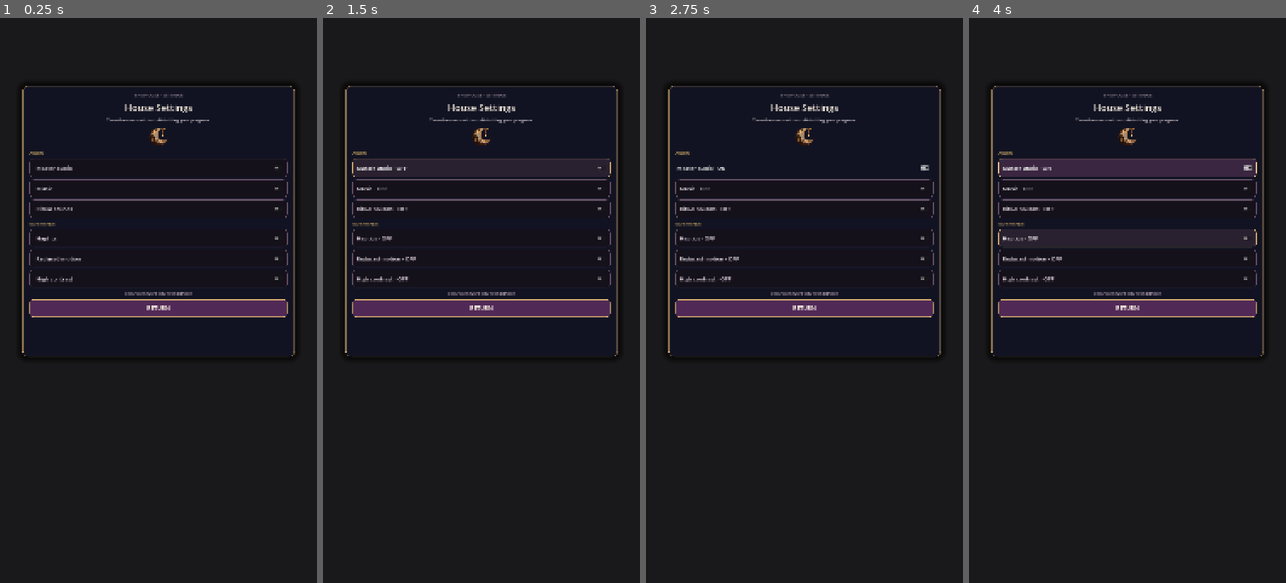
Above: before the commit, frames 1-4 (left to right).
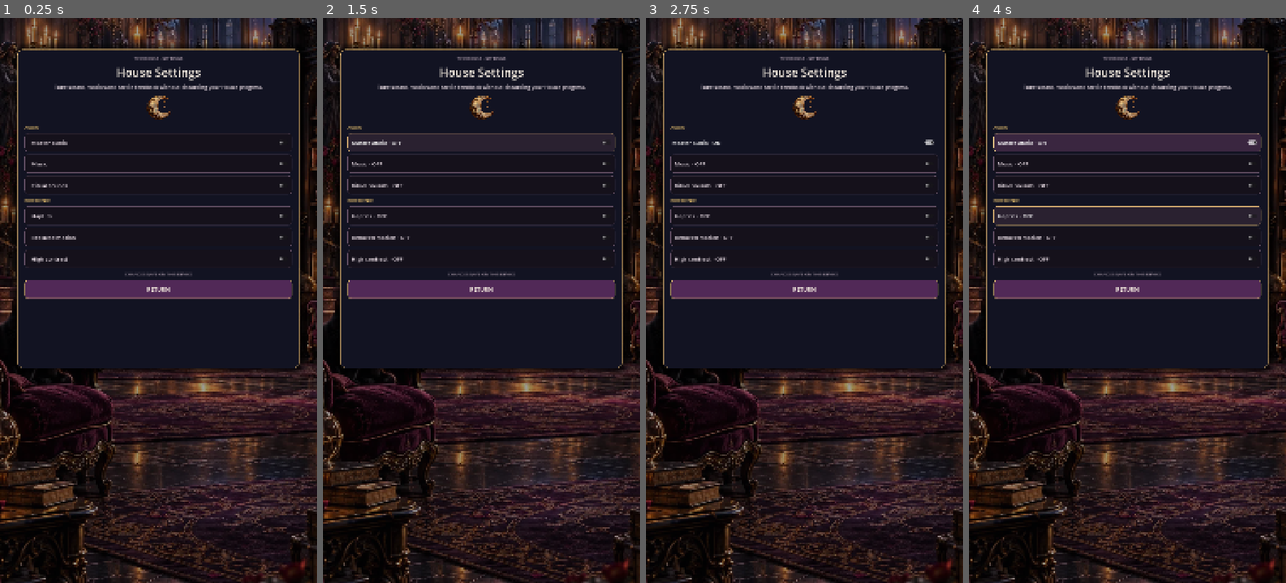
Above: after the commit, the same moments.

Repository: Jay-prodesign/akilta-match3
Game: Godot game, scene res://src/ui/settings/settings_panel.tscn
The game is run twice, just before and just after one commit, with the same random seed, the same clock (stepped at 60 frames per second) and the same inputs. This scene is started directly instead of the project's main scene.
Inputs:
- Up to frame 1 (0.25 s): no input
- Up to frame 2 (1.5 s): click "Master audio" at 0.5 s; click "Master audio · ON" at 1.25 s
- Up to frame 3 (2.75 s): click "Master audio · OFF" at 2 s
- Up to frame 4 (4 s): click "Haptics · OFF" at 2.75 s; click "Haptics · ON" at 3.5 s

The runs differ from the first frame. In frame 1, 26% of the frame differs, in the area x 0-100%, y 0-100%; in frame 2, 26%; in frame 3, 26%; in frame 4, 31%.

Commit message:
Make Settings a standalone production destination (#76)
* Register House world art for Settings destination

* Compose Settings as standalone House destination

* Bind Settings destination to authored House world

* Suspend origin screen behind standalone Settings destination

* Verify standalone Settings world presentation

* Verify standalone Settings lifecycle in product render journey

* Fit Settings card to content over House world

Diff:
--- a/src/app/app_bootstrap.gd
+++ b/src/app/app_bootstrap.gd
@@ -39,6 +39,8 @@
 var _save_write_blocked_reason: String = ""
 var _current_screen: Node
 var _settings_screen: Node
+var _settings_suspended_screen: CanvasItem
+var _settings_suspended_process_mode: int = Node.PROCESS_MODE_INHERIT
 var _pending_level_number: int = 0
 var _returning_player_entry: bool = false
 var _shell_navigation_locked: bool = false
@@ -426,6 +428,7 @@
 	if navigation == null or not navigation.open_settings():
 		return false
 	_track_analytics("settings_opened", {"route": navigation.route_name().to_lower()})
+	_suspend_current_screen_for_settings()
 	_settings_screen = SettingsScene.instantiate()
 	screen_host.add_child(_settings_screen)
 	Typography.apply(_settings_screen)
@@ -438,15 +441,43 @@
 	_settings_screen.close_requested.connect(close_settings)
 	return true
 
-func _on_settings_feedback_requested(_kind: String = "ui") -> void:
-	_emit_shell_feedback()
-
-func close_settings() -> bool:
-	if navigation == null or not navigation.close_settings():
-		return false
+func _suspend_current_screen_for_settings() -> void:
+	_settings_suspended_screen = null
+	if _current_screen == null or not is_instance_valid(_current_screen) or not (_current_screen is CanvasItem):
+		return
+	_settings_suspended_screen = _current_screen as CanvasItem
+	_settings_suspended_process_mode = _current_screen.process_mode
+	_settings_suspended_screen.visible = false
+	_current_screen.process_mode = Node.PROCESS_MODE_DISABLED
+
+func _restore_current_screen_after_settings() -> void:
+	if _settings_suspended_screen != null and is_instance_valid(_settings_suspended_screen):
+		_settings_suspended_screen.visible = true
+		_settings_suspended_screen.process_mode = _settings_suspended_process_mode
+	_settings_suspended_screen = null
+	_settings_suspended_process_mode = Node.PROCESS_MODE_INHERIT
+
+func _dismiss_settings_surface_without_navigation() -> void:
 	if _settings_screen != null and is_instance_valid(_settings_screen):
 		_settings_screen.queue_free()
 	_settings_screen = null
+	_restore_current_screen_after_settings()
+
+func settings_surface_contract() -> Dictionary:
+	return {
+		"open": _settings_screen != null and is_instance_valid(_settings_screen),
+		"origin_suspended": _settings_suspended_screen != null and is_instance_valid(_settings_suspended_screen) and not _settings_suspended_screen.visible and _settings_suspended_screen.process_mode == Node.PROCESS_MODE_DISABLED,
+		"origin_preserved": _settings_suspended_screen == _current_screen if _settings_suspended_screen != null else true,
+		"standalone_surface": true,
+	}
+
+func _on_settings_feedback_requested(_kind: String = "ui") -> void:
+	_emit_shell_feedback()
+
+func close_settings() -> bool:
+	if navigation == null or not navigation.close_settings():
+		return false
+	_dismiss_settings_surface_without_navigation()
 	return true
 
 func _render_house(restoration_mode: bool = false, curio_id: String = "", restoration_stage: int = 0, returning_player: bool = false) -> void:
@@ -561,6 +592,8 @@
 	return "res://content/levels/ch01/level_%03d.json" % level_number
 
 func _on_navigation_route_changed(from_route: int, to_route: int, payload: Dictionary) -> void:
+	if _settings_screen != null and is_instance_valid(_settings_screen) and navigation != null and not navigation.is_settings_open():
+		_dismiss_settings_surface_without_navigation()
 	var via := String(payload.get("via", payload.get("reason", "")))
 	_track_analytics("screen_view", {
 		"from": navigation.route_name(from_route).to_lower(),
--- a/src/ui/settings/settings_panel.gd
+++ b/src/ui/settings/settings_panel.gd
@@ -5,6 +5,7 @@
 signal interaction_feedback_requested(kind: String)
 
 const PieceAssetLoader = preload("res://src/match3/presentation/piece_asset_loader.gd")
+const ScreenArt = preload("res://src/ui/shared/screen_art_registry.gd")
 
 @export var card_normal_style: StyleBoxFlat
 @export var card_high_style: StyleBoxFlat
@@ -29,12 +30,14 @@
 @onready var close_button: Button = $Card/Content/Close
 @onready var saved_note: Label = $Card/Content/SavedNote
 @onready var house_sigil: TextureRect = $Card/Content/HouseSigil
+@onready var world_art: TextureRect = $WorldArt
 
 var settings
 var _binding_controls := false
 var _high_contrast := false
 
 func _ready() -> void:
+	world_art.texture = ScreenArt.texture("settings_bg_curio_house")
 	house_sigil.texture = PieceAssetLoader.ornament("res://assets/pieces/moon_sigil.webp")
 	_style_settings_overlay()
 	close_button.pressed.connect(_on_close_pressed)
@@ -146,6 +149,8 @@
 func settings_authored_contract() -> Dictionary:
 	return {
 		"authored_house_sigil": house_sigil != null and house_sigil.texture != null,
+		"authored_world_backdrop": world_art != null and world_art.texture != null,
+		"standalone_destination_surface": true,
 		"sigil_raster_runtime": true,
 		"authored_style_resources": card_normal_style != null and card_high_style != null and toggle_normal_style != null and toggle_high_style != null and close_normal_style != null and close_high_style != null,
 		"runtime_ui_factory": false,
--- a/src/ui/settings/settings_panel.tscn
+++ b/src/ui/settings/settings_panel.tscn
@@ -192,6 +192,27 @@
 close_pressed_style = SubResource("ClosePressed")
 close_high_style = SubResource("CloseHigh")
 
+[node name="WorldArt" type="TextureRect" parent="."]
+layout_mode = 1
+anchors_preset = 15
+anchor_right = 1.0
+anchor_bottom = 1.0
+grow_horizontal = 2
+grow_vertical = 2
+mouse_filter = 2
+expand_mode = 1
+stretch_mode = 6
+
+[node name="WorldShade" type="ColorRect" parent="."]
+layout_mode = 1
+anchors_preset = 15
+anchor_right = 1.0
+anchor_bottom = 1.0
+grow_horizontal = 2
+grow_vertical = 2
+mouse_filter = 2
+color = Color(0.018, 0.012, 0.026, 0.26)
+
 [node name="Dim" type="ColorRect" parent="."]
 layout_mode = 1
 anchors_preset = 15
@@ -199,15 +220,15 @@
 anchor_bottom = 1.0
 grow_horizontal = 2
 grow_vertical = 2
-color = Color(0.02, 0.015, 0.025, 0.72)
+color = Color(0.02, 0.015, 0.025, 0.18)
 
 [node name="Card" type="PanelContainer" parent="."]
 layout_mode = 1
 anchors_preset = 15
-anchor_left = 0.07
-anchor_top = 0.12
-anchor_right = 0.93
-anchor_bottom = 0.60
+anchor_left = 0.055
+anchor_top = 0.055
+anchor_right = 0.945
+anchor_bottom = 0.62
 grow_horizontal = 2
 grow_vertical = 2
 theme_override_styles/panel = SubResource("Card")
@@ -227,20 +248,20 @@
 [node name="Title" type="Label" parent="Card/Content"]
 layout_mode = 2
 theme_override_colors/font_color = Color(0.945, 0.91, 0.866, 1)
-theme_override_font_sizes/font_size = 32
+theme_override_font_sizes/font_size = 40
 text = "House Settings"
 horizontal_alignment = 1
 
 [node name="Intro" type="Label" parent="Card/Content"]
 layout_mode = 2
 theme_override_colors/font_color = Color(0.851, 0.804, 0.835, 1)
-theme_override_font_sizes/font_size = 15
-text = "Tune the room without disturbing your progress."
+theme_override_font_sizes/font_size = 18
+text = "Tune sound, motion and tactile feedback without disturbing your House progress."
 horizontal_alignment = 1
 autowrap_mode = 2
 
 [node name="HouseSigil" type="TextureRect" parent="Card/Content"]
-custom_minimum_size = Vector2(0, 72)
+custom_minimum_size = Vector2(0, 96)
 layout_mode = 2
 mouse_filter = 2
 expand_mode = 1
@@ -264,7 +285,7 @@
 text = "  Master audio"
 
 [node name="Music" type="CheckButton" parent="Card/Content"]
-custom_minimum_size = Vector2(0, 60)
+custom_minimum_size = Vector2(0, 64)
 layout_mode = 2
 theme_override_colors/font_color = Color(0.851, 0.804, 0.835, 1)
 theme_override_font_sizes/font_size = 20
@@ -274,7 +295,7 @@
 text = "  Music"
 
 [node name="SFX" type="CheckButton" parent="Card/Content"]
-custom_minimum_size = Vector2(0, 60)
+custom_minimum_size = Vector2(0, 64)
 layout_mode = 2
 theme_override_colors/font_color = Color(0.851, 0.804, 0.835, 1)
 theme_override_font_sizes/font_size = 20
@@ -290,7 +311,7 @@
 text = "EXPERIENCE"
 
 [node name="Haptics" type="CheckButton" parent="Card/Content"]
-custom_minimum_size = Vector2(0, 60)
+custom_minimum_size = Vector2(0, 64)
 layout_mode = 2
 theme_override_colors/font_color = Color(0.851, 0.804, 0.835, 1)
 theme_override_font_sizes/font_size = 20
@@ -300,7 +321,7 @@
 text = "  Haptics"
 
 [node name="Reduced" type="CheckButton" parent="Card/Content"]
-custom_minimum_size = Vector2(0, 60)
+custom_minimum_size = Vector2(0, 64)
 layout_mode = 2
 theme_override_colors/font_color = Color(0.851, 0.804, 0.835, 1)
 theme_override_font_sizes/font_size = 20
@@ -310,7 +331,7 @@
 text = "  Reduced motion"
 
 [node name="Contrast" type="CheckButton" parent="Card/Content"]
-custom_minimum_size = Vector2(0, 60)
+custom_minimum_size = Vector2(0, 64)
 layout_mode = 2
 theme_override_colors/font_color = Color(0.851, 0.804, 0.835, 1)
 theme_override_font_sizes/font_size = 20
@@ -327,7 +348,7 @@
 horizontal_alignment = 1
 
 [node name="Close" type="Button" parent="Card/Content"]
-custom_minimum_size = Vector2(0, 60)
+custom_minimum_size = Vector2(0, 64)
 layout_mode = 2
 theme_override_colors/font_color = Color(0.0627, 0.051, 0.0706, 1)
 theme_override_font_sizes/font_size = 20
--- a/src/ui/shared/screen_art_registry.gd
+++ b/src/ui/shared/screen_art_registry.gd
@@ -11,6 +11,7 @@
 	"events_bg_curio_house": "res://assets/world/ch01_curio_boutique/chapter_route_curio_boutique.webp",
 	"shop_bg_curio_house": "res://assets/world/ch01_curio_boutique/hub_bg_grandhall.webp",
 	"profile_bg_curio_house": "res://assets/world/ch01_curio_boutique/hub_bg_grandhall.webp",
+	"settings_bg_curio_house": "res://assets/world/ch01_curio_boutique/hub_bg_grandhall.webp",
 	"chapters_bg_curio_house": "res://assets/world/ch01_curio_boutique/chapter_route_curio_boutique.webp",
 	"prestart_bg_curio_boutique": "res://assets/world/ch01_curio_boutique/prestart_bg_curio_boutique.webp",
 	"prestart_ch01_level01_art": "res://assets/world/ch01_curio_boutique/prestart_level01_cabinet.webp",
--- a/tests/unit/test_settings_authored_utility_screen.gd
+++ b/tests/unit/test_settings_authored_utility_screen.gd
@@ -15,6 +15,8 @@
 
 	var contract: Dictionary = screen.settings_authored_contract()
 	_expect(bool(contract.get("authored_house_sigil", false)), "Settings must render an authored House sigil")
+	_expect(bool(contract.get("authored_world_backdrop", false)), "Settings must render authored House world art")
+	_expect(bool(contract.get("standalone_destination_surface", false)), "Settings must identify as a standalone destination surface")
 	_expect(bool(contract.get("sigil_raster_runtime", false)), "Settings House sigil must use raster runtime art")
 	_expect(bool(contract.get("authored_style_resources", false)), "Settings normal/high-contrast style resources must be authored")
 	_expect(not bool(contract.get("runtime_ui_factory", true)), "Settings must not create player-facing nodes at runtime")
@@ -22,9 +24,11 @@
 
 	var card := screen.get_node_or_null("Card") as PanelContainer
 	var sigil := screen.get_node_or_null("Card/Content/HouseSigil") as TextureRect
+	var world_art := screen.get_node_or_null("WorldArt") as TextureRect
 	var close := screen.get_node_or_null("Card/Content/Close") as Button
 	_expect(card != null, "Settings authored Card missing")
 	_expect(sigil != null and sigil.texture != null and sigil.custom_minimum_size.y >= 72.0, "Settings authored raster sigil slot missing")
+	_expect(world_art != null and world_art.texture != null, "Settings authored world backdrop slot missing")
 	_expect(close != null and close.custom_minimum_size.y >= 56.0, "Settings close CTA must retain mobile touch target")
 	_expect(card.get_theme_stylebox("panel") == screen.card_normal_style, "Default Settings card must use authored normal style resource")
 
--- a/tests/visual/capture_three_level_progression.gd
+++ b/tests/visual/capture_three_level_progression.gd
@@ -283,7 +283,19 @@
 		return _fail(app, "Settings modal must preserve the Profile route")
 	var settings_panel = app.get_node_or_null("ScreenHost/SettingsPanel")
 	if settings_panel == null:
-		return _fail(app, "Settings modal surface missing")
+		return _fail(app, "Settings destination surface missing")
+	var settings_surface: Dictionary = app.settings_surface_contract() if app.has_method("settings_surface_contract") else {}
+	if not bool(settings_surface.get("standalone_surface", false)):
+		return _fail(app, "Settings must render as a standalone destination surface")
+	if not bool(settings_surface.get("origin_suspended", false)):
+		return _fail(app, "Settings must suspend the Profile origin while open")
+	if profile.visible:
+		return _fail(app, "Profile must not remain visible behind Settings")
+	if profile.process_mode != Node.PROCESS_MODE_DISABLED:
+		return _fail(app, "Profile must not keep processing behind Settings")
+	var settings_world := settings_panel.get_node_or_null("WorldArt") as TextureRect
+	if settings_world == null or settings_world.texture == null:
+		return _fail(app, "Settings destination must load authored House world art")
 	var settings_close: Button = settings_panel.get_node_or_null("Card/Content/Close") as Button
 	if settings_close == null or settings_close.text != "RETURN TO PROFILE":
 		return _fail(app, "Profile Settings must return to its origin screen")
@@ -311,6 +323,8 @@
 	await _frames(2)
 	if String(app.current_route_name()) != "profile_settings" or app.current_screen() != profile:
 		return _fail(app, "closing Settings must preserve and reveal the Profile origin")
+	if not profile.visible or profile.process_mode == Node.PROCESS_MODE_DISABLED:
+		return _fail(app, "closing Settings must restore Profile visibility and processing")
 	app.current_screen().get_node("FeatureLayout/BackToHouse").emit_signal("pressed")
 	await _frames(3)
 
